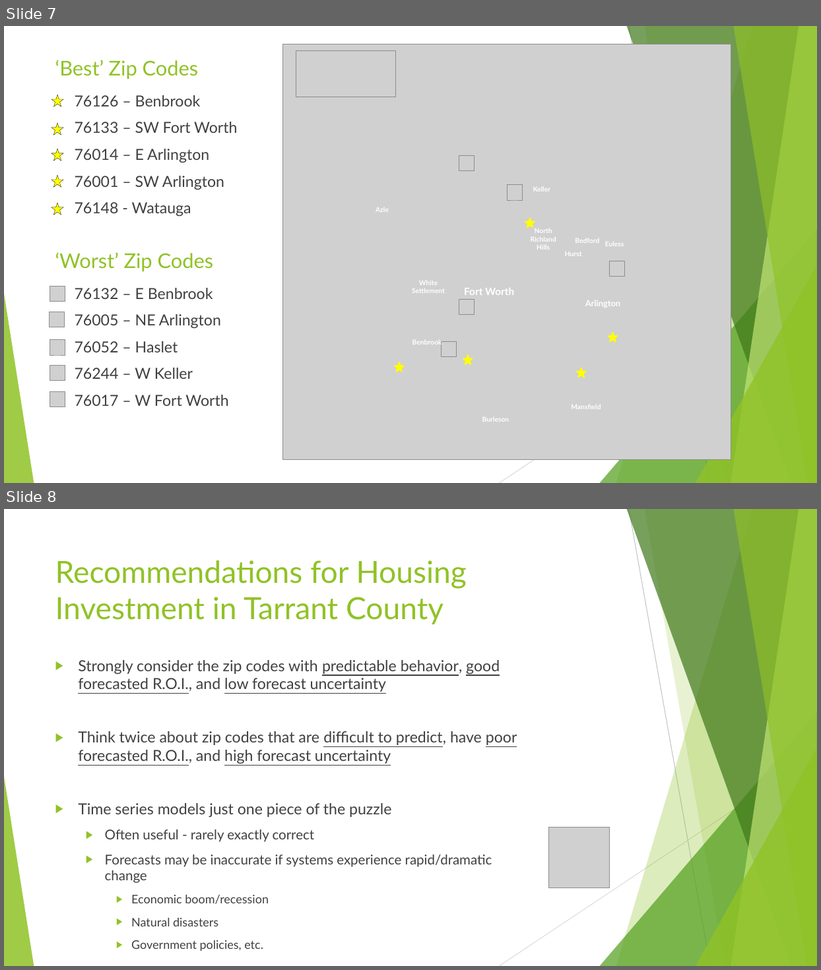
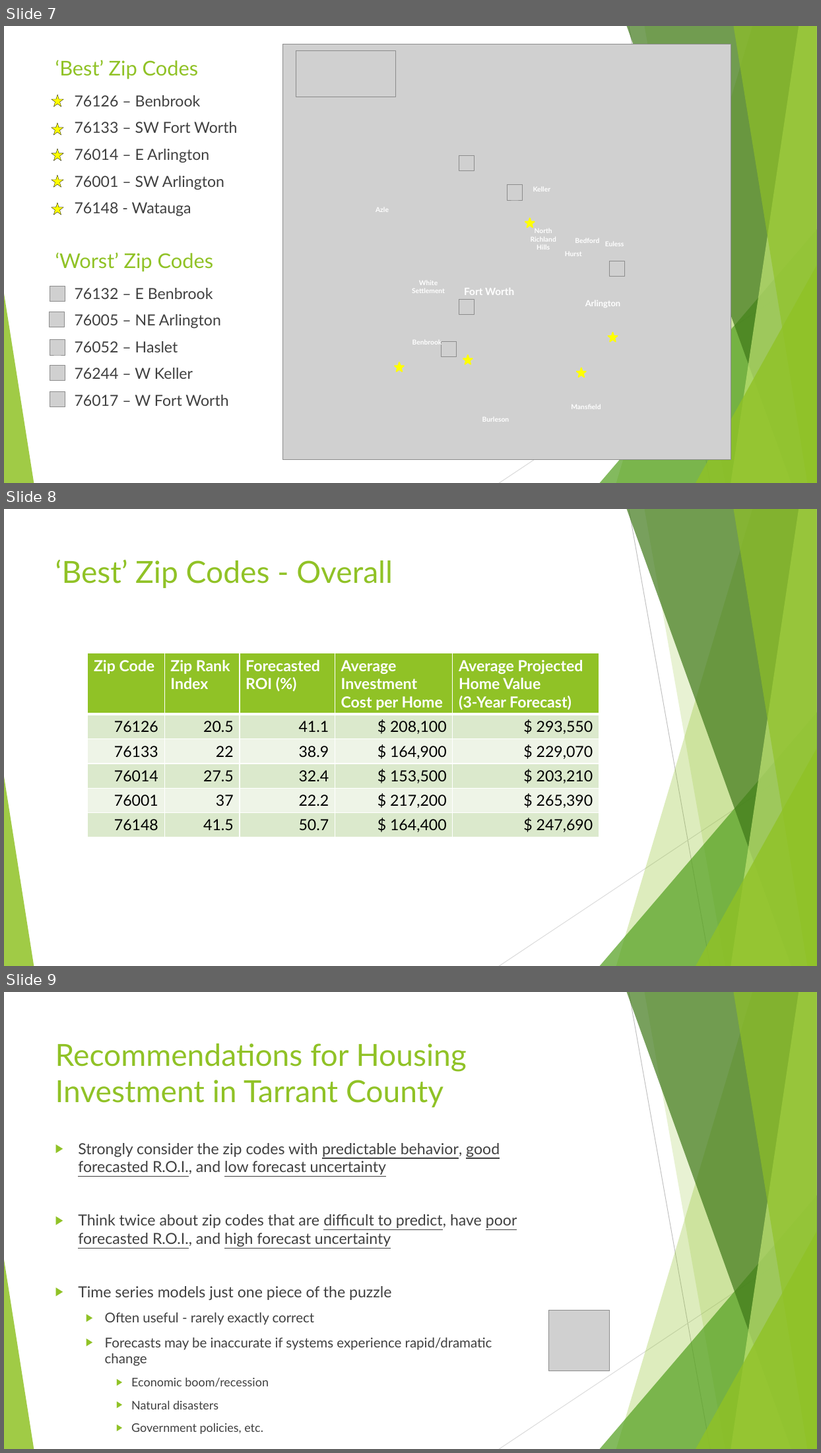
Before and after one commit to douglaspsteen/dsc-mod-4-project-online-ds-ft-100719, a slide deck: steen_mod4_pres.pptx. Shown one above the other, each under a label of ours: slides 7 and 8 before the commit, slides 7, 8 and 9 after it. The pictures are 821x970 and 821x1453 pixels, drawn with LibreOffice and Linux fonts; fonts in the diff are those of the drawing; grey boxes stand for pictures. Boxes give left, top, right and bottom in pixels: in the first picture for what was removed or moved away, otherwise in the second. Text is boxed around its words. In the diff, an @@ line names an element or a change of style, - is before the commit and + after.

```diff
--- a/steen_mod4_pres.pptx
+++ b/steen_mod4_pres.pptx
@@ slide 8 added at [4, 509, 817, 966], background #FFFFFF; not listed: 10 template elements that a slide beside it also shows @@
@@ title added at [55, 560, 393, 588], 36 pt, text #90C226 @@
+‘Best’ Zip Codes - Overall
@@ table added at [88, 654, 599, 838], 6 rows, 5 columns @@
+Zip Code | Zip Rank Index | Forecasted ROI (%) | Average Investment Cost per Home | Average Projected Home Value / (3-Year Forecast)
+76126 | 20.5 | 41.1 | $ 208,100 | $ 293,550
+76133 | 22 | 38.9 | $ 164,900 | $ 229,070
+76014 | 27.5 | 32.4 | $ 153,500 | $ 203,210
+76001 | 37 | 22.2 | $ 217,200 | $ 265,390
+76148 | 41.5 | 50.7 | $ 164,400 | $ 247,690
@@ what was slide 8 is now slide 9 @@
```
Also in this commit, not shown: 3 slides changed, 1 other slide added, 2 other files.
